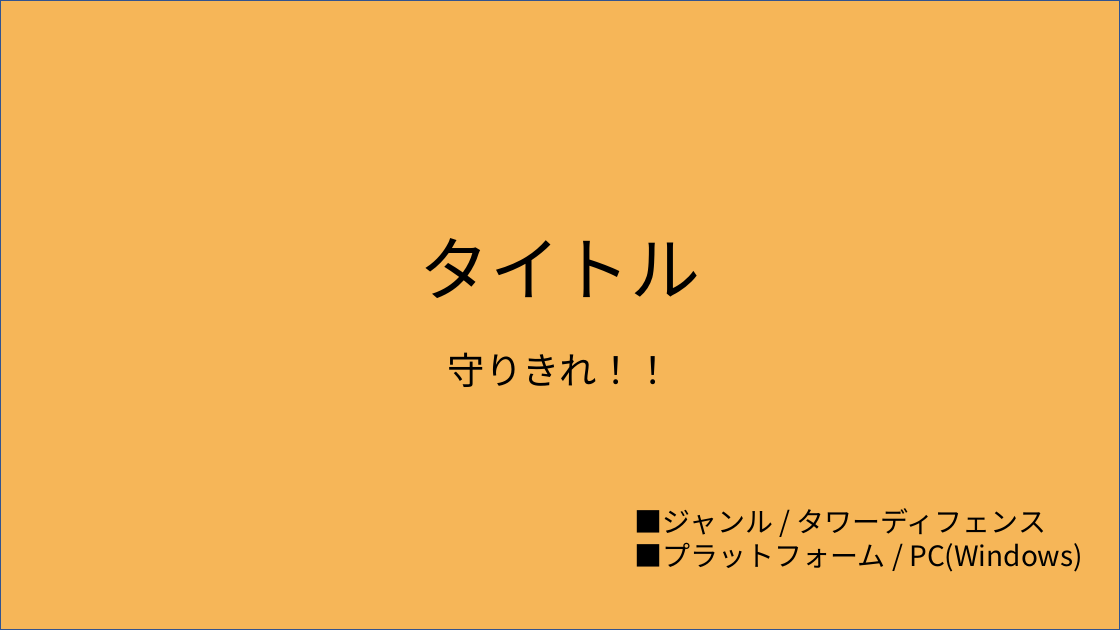
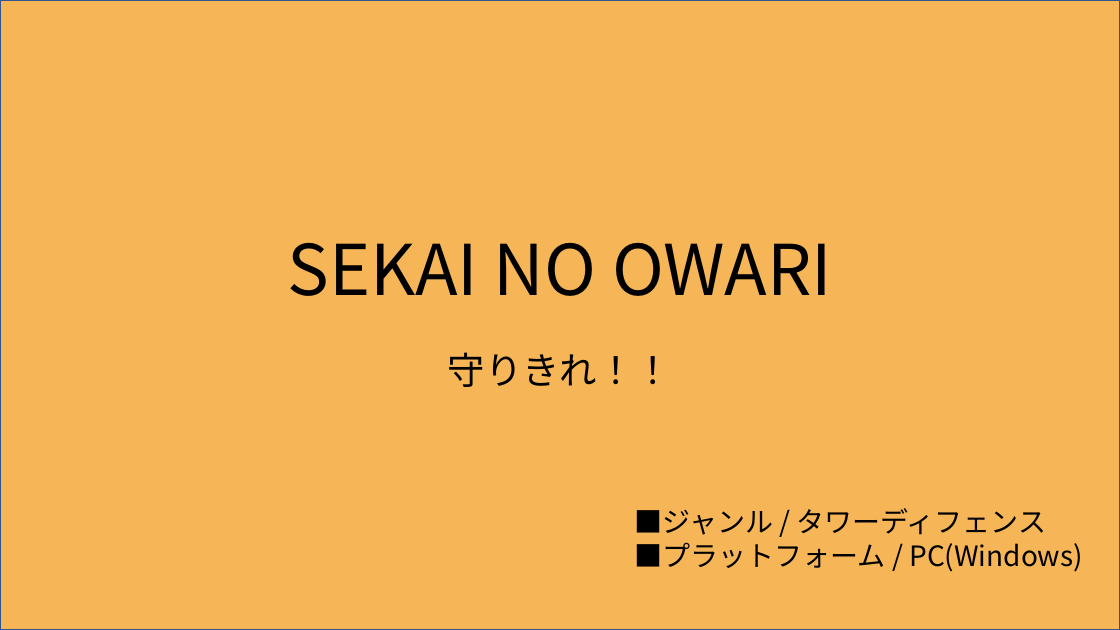
Before and after one commit to itasi29/MyGames, a slide deck: slide 1 of 企画.pptx. Drawn at 1120x630 pixels with LibreOffice and Linux fonts; fonts in the diff are those of the drawing. Boxes give left, top, right and bottom in pixels: in the first picture for what was removed or moved away, otherwise in the second. Text is boxed around its words. In the diff, an @@ line names an element or a change of style, - is before the commit and + after.

Commit message:
up

```diff
--- a/企画.pptx
+++ b/企画.pptx
@@ text at bbox=[288, 242, 832, 296]: text changed @@
-タイトル
+SEKAI NO OWARI
```
Also in this commit, not shown: 1 other slide changed, 1 slide added.
